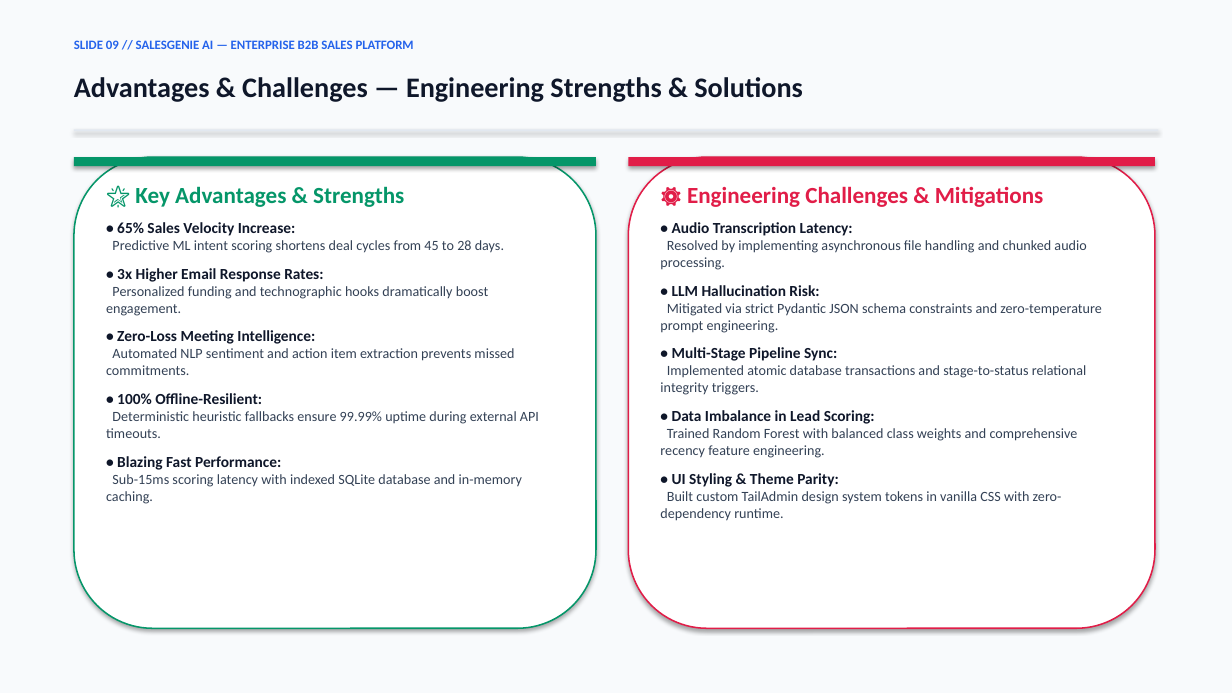
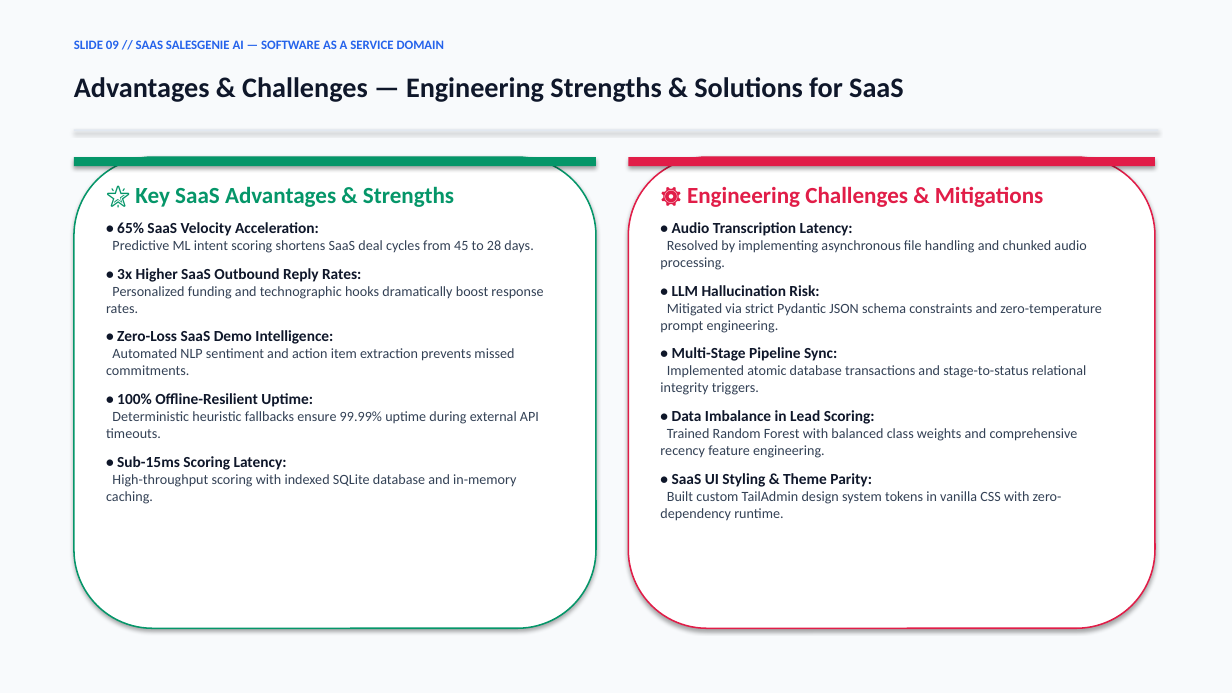
Before and after one commit to shubh152205/SaaS-SalesGenieAI, a slide deck: slide 9 of SalesGenie_AI_Final_Presentation.pptx. Drawn at 1232x693 pixels with LibreOffice and Linux fonts; fonts in the diff are those of the drawing. Boxes give left, top, right and bottom in pixels: in the first picture for what was removed or moved away, otherwise in the second. Text is boxed around its words. In the diff, an @@ line names an element or a change of style, - is before the commit and + after.

Commit message:
feat(saas-domain): specialize all presentation slides, PPT generator, and documentation explicitly for the B2B SaaS (Software as a Service) domain

```diff
--- a/SalesGenie_AI_Final_Presentation.pptx
+++ b/SalesGenie_AI_Final_Presentation.pptx
@@ text at (74, 40, 444, 49): text changed @@
-SLIDE 09 // SALESGENIE AI — ENTERPRISE B2B SALES PLATFORM
+SLIDE 09 // SAAS SALESGENIE AI — SOFTWARE AS A SERVICE DOMAIN
@@ text at (74, 77, 903, 102): text changed @@
-Advantages & Challenges — Engineering Strengths & Solutions
+Advantages & Challenges — Engineering Strengths & Solutions for SaaS
@@ text at (106, 186, 543, 344): text changed @@
-🌟 Key Advantages & Strengths
-• 65% Sales Velocity Increase:
-Predictive ML intent scoring shortens deal cycles from 45 to 28 days.
-• 3x Higher Email Response Rates:
-Personalized funding and technographic hooks dramatically boost engagement.
-• Zero-Loss Meeting Intelligence:
+🌟 Key SaaS Advantages & Strengths
+• 65% SaaS Velocity Acceleration:
+Predictive ML intent scoring shortens SaaS deal cycles from 45 to 28 days.
+• 3x Higher SaaS Outbound Reply Rates:
+Personalized funding and technographic hooks dramatically boost response rates.
+• Zero-Loss SaaS Demo Intelligence:
@@ text at (117, 393, 313, 407): text changed @@
-• 100% Offline-Resilient:
+• 100% Offline-Resilient Uptime:
@@ text at (106, 456, 516, 504): text changed @@
-• Blazing Fast Performance:
-Sub-15ms scoring latency with indexed SQLite database and in-memory caching.
+• Sub-15ms Scoring Latency:
+High-throughput scoring with indexed SQLite database and in-memory caching.
@@ text at (672, 473, 872, 487): text changed @@
-• UI Styling & Theme Parity:
+• SaaS UI Styling & Theme Parity:
```
Also in this commit, not shown: 11 other slides changed, 4 other files.
